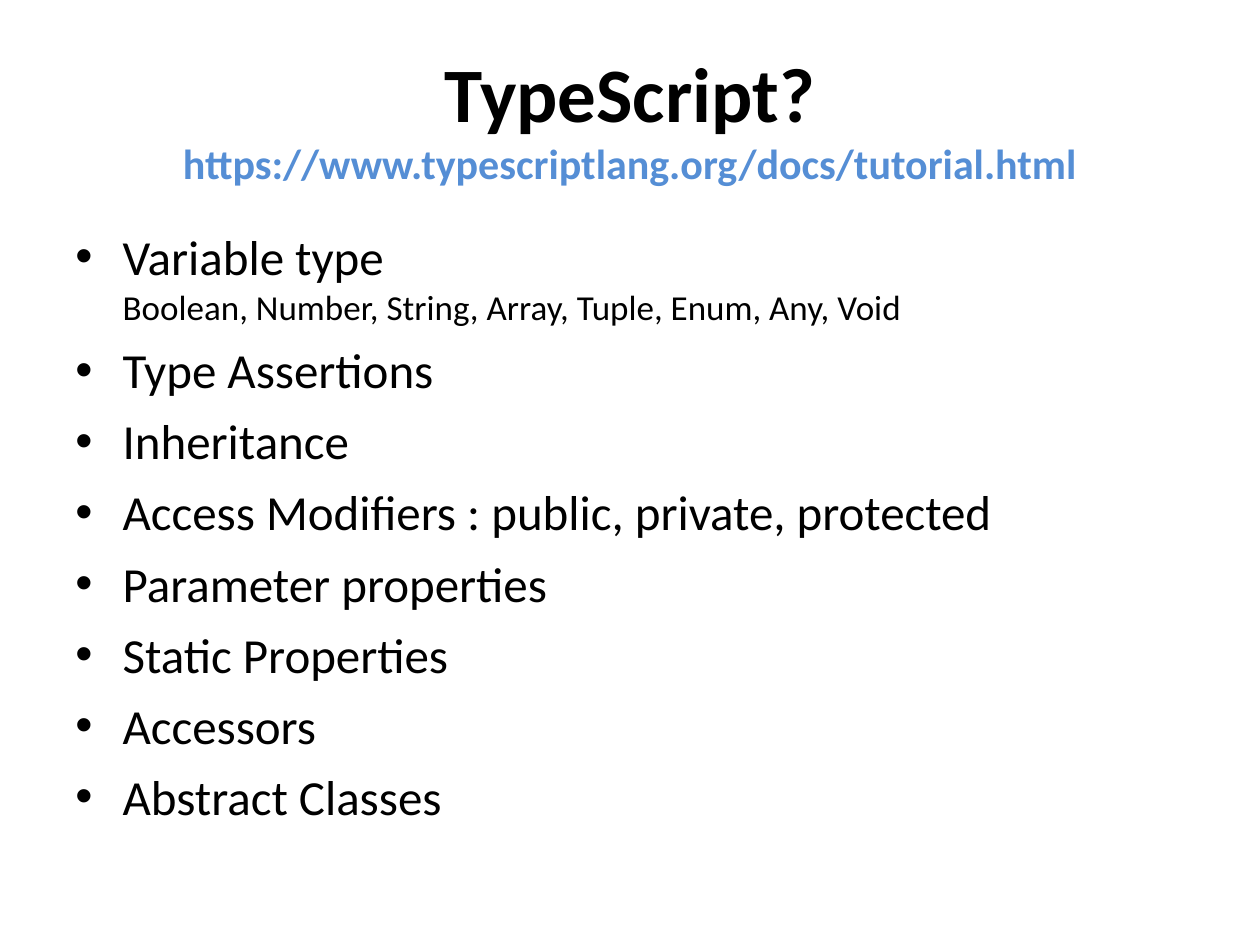
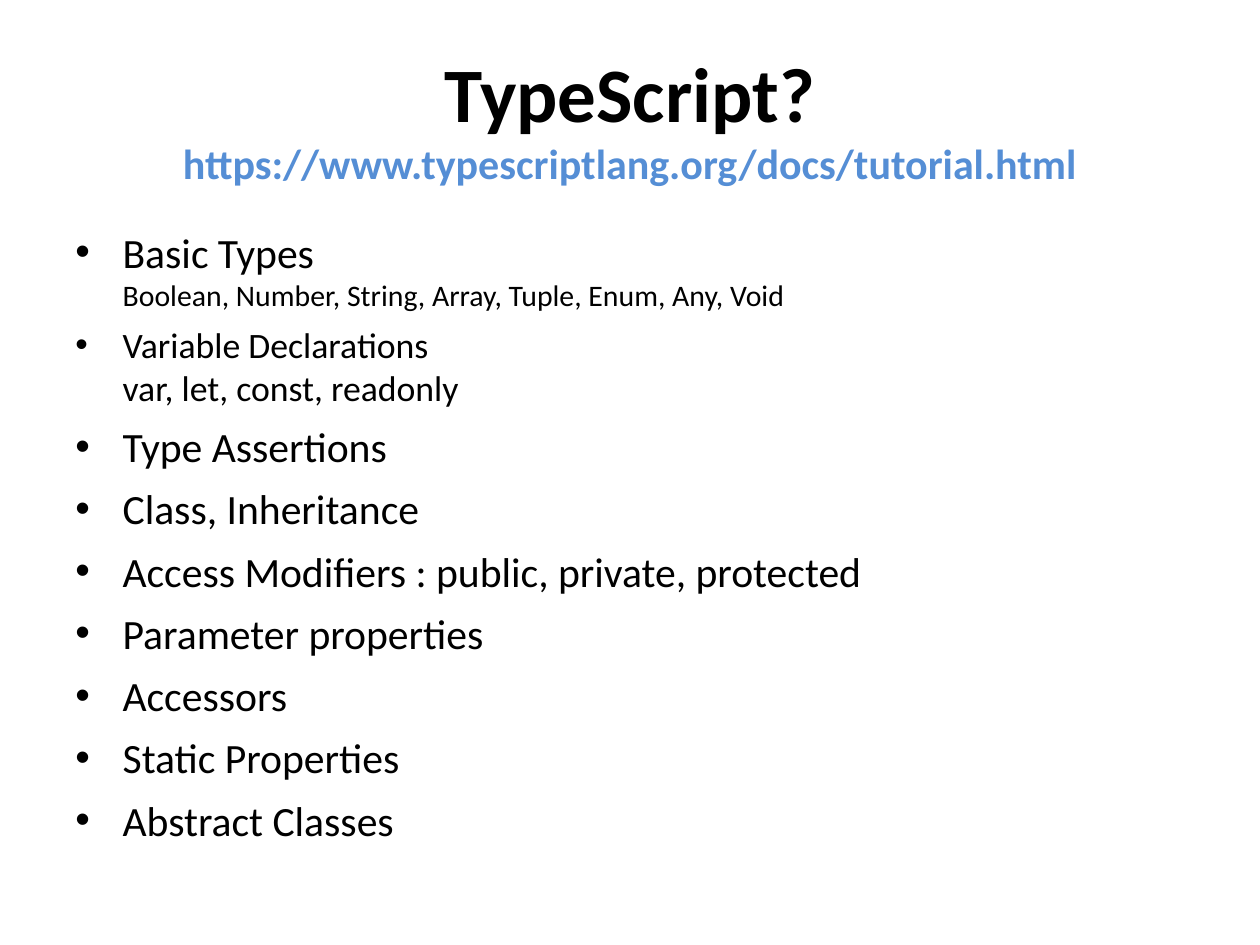
Before and after one commit to rungwiroon/angular2-example, a slide deck: slide 22 of Angular 2.ppt. Drawn at 1260x945 pixels with LibreOffice and Linux fonts; fonts in the diff are those of the drawing. Boxes give left, top, right and bottom in pixels: in the first picture for what was removed or moved away, otherwise in the second. Text is boxed around its words. In the diff, an @@ line names an element or a change of style, - is before the commit and + after.

Commit message:
add typescript in Angular 2.ppt

```diff
--- a/Angular 2.ppt
+++ b/Angular 2.ppt
@@ text at (123,239,784,407): text changed; size 20 to 17 pt @@
-• Variable type
-  Boolean, Number, String, Array, Tuple, Enum, Any, Void
+• Basic Types
+  Boolean, Number, String, Array, Tuple, Enum, Any, Void
+• Variable Declarations
+  var, let, const, readonly
@@ text at (123,433,861,837): size 28 to 23.8 pt in "Type Assertions", "Access Modifiers : public, private, protected", "Parameter properties", "Static Properties" and 1 more places @@
@@ text at (123,495,419,529): text changed; size 28 to 23.8 pt @@
-• Inheritance
+• Class, Inheritance
@@ text at (123,684,287,712): paragraph added @@
+• Accessors
@@ text at (123,712,316,745): paragraph removed @@
-• Accessors
```
Also in this commit, not shown: 1 other slide changed, 16 slides added.
